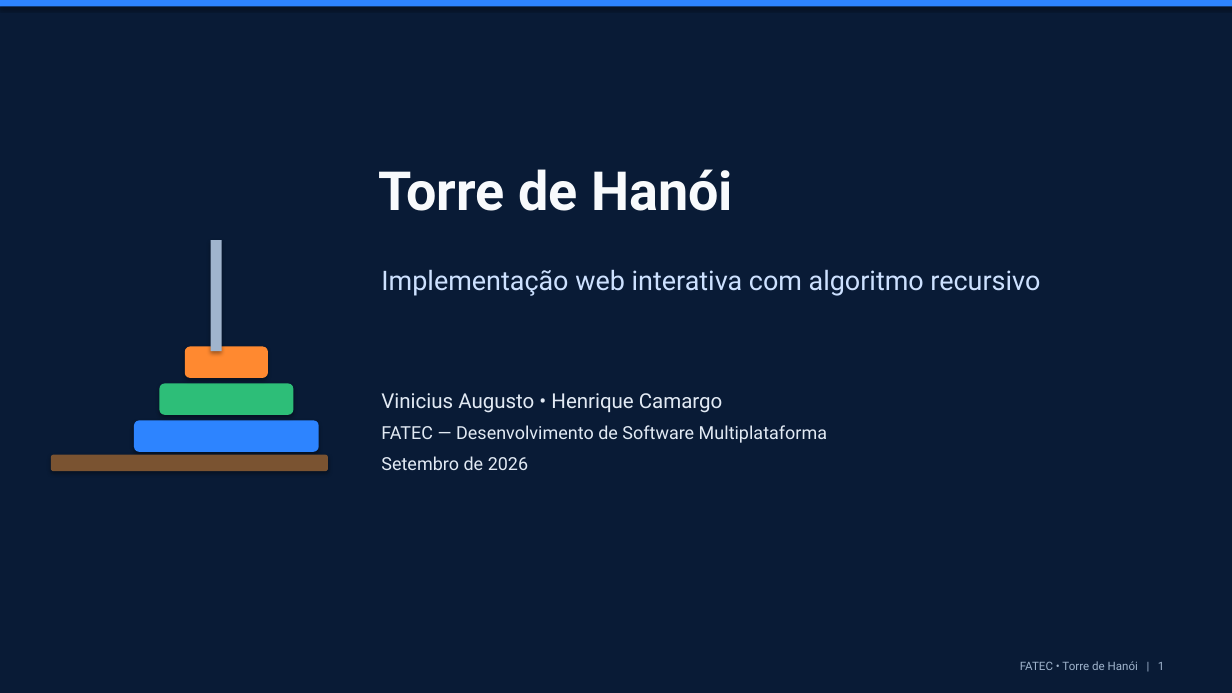
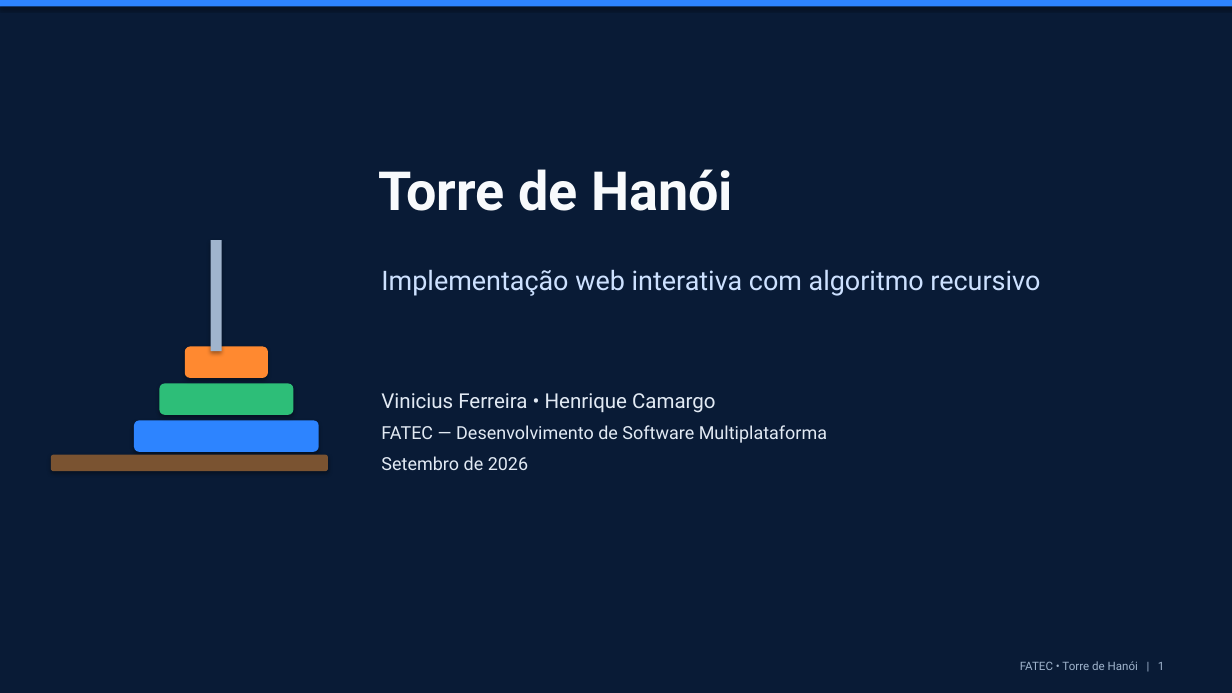
Before and after one commit to vh-dev-fatec/torres-hanoi, a slide deck: slide 1 of docs/Torre_de_Hanoi_FATEC_Apresentacao.pptx. Drawn at 1232x693 pixels with LibreOffice and Linux fonts; fonts in the diff are those of the drawing. Boxes give left, top, right and bottom in pixels: in the first picture for what was removed or moved away, otherwise in the second. Text is boxed around its words. In the diff, an @@ line names an element or a change of style, - is before the commit and + after.

```diff
--- a/docs/Torre_de_Hanoi_FATEC_Apresentacao.pptx
+++ b/docs/Torre_de_Hanoi_FATEC_Apresentacao.pptx
@@ text at bbox=[381, 393, 715, 413]: text changed @@
-Vinicius Augusto • Henrique Camargo
+Vinicius Ferreira • Henrique Camargo
```
Also in this commit, not shown: 4 other slides changed, 1 other file.
